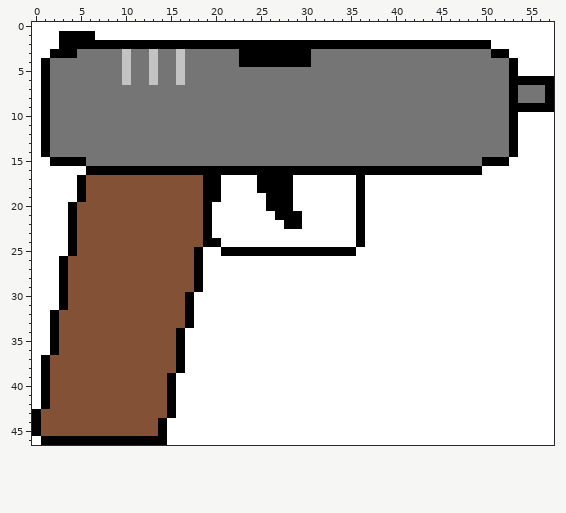
File history of a pixel-art sprite, Assets/Weapons/pistol.png. Above is the file before it was changed.
The file is 58x47 pixels.
Now the later version:
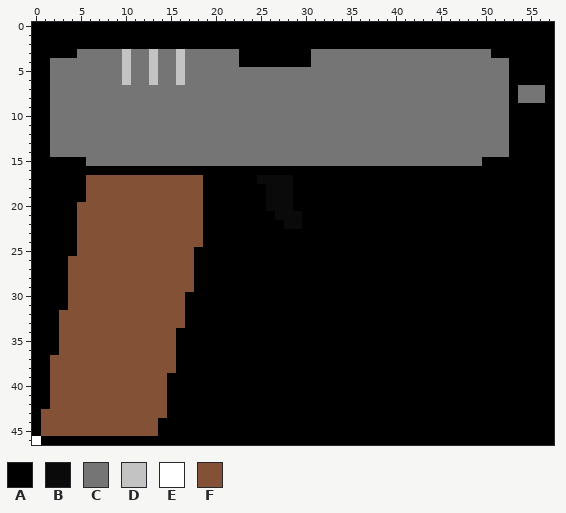
Palette (. is transparent): A #000000  B #0a0a0a  C #757575  D #c3c3c3  E #ffffff  F #835136
Changes in this commit:
Colour E gives way to colour A in row 0 at x 0 to 57; in row 1 at x 0 to 2 and 7 to 57; in row 2 at x 0 to 2 and 51 to 57; in row 3 at x 0 to 1 and 53 to 57; in rows 4 to 5 at x 0 and 54 to 57; in rows 6 to 9 at x 0.
Colour E gives way to colour A in rows 10 to 14 at x 0 and 54 to 57; in row 15 at x 0 to 1 and 53 to 57; in row 16 at x 0 to 5 and 50 to 57; in rows 17 to 18 at x 0 to 4, 21 to 24, 29 to 35 and 37 to 57; in row 19 at x 0 to 4, 21 to 25, 29 to 35 and 37 to 57; in row 20 at x 0 to 3, 20 to 25, 29 to 35 and 37 to 57.
Colour E gives way to colour A in row 21 at x 0 to 3, 20 to 26, 30 to 35 and 37 to 57; in row 22 at x 0 to 3, 20 to 27, 30 to 35 and 37 to 57; in row 23 at x 0 to 3, 20 to 35 and 37 to 57; in row 24 at x 0 to 3, 21 to 35 and 37 to 57; in row 25 at x 0 to 3, 19 to 20 and 36 to 57; in rows 26 to 29 at x 0 to 2 and 19 to 57.
Colour E gives way to colour A in rows 30 to 31 at x 0 to 2 and 18 to 57; in rows 32 to 33 at x 0 to 1 and 18 to 57; in rows 34 to 36 at x 0 to 1 and 17 to 57; in rows 37 to 38 at x 0 and 17 to 57; in rows 39 to 42 at x 0 and 16 to 57; in row 43 at x 16 to 57.
Colour E gives way to colour A in rows 44 to 46 at x 15 to 57.
Colour A gives way to colour B in row 17 at x 25 to 28; in rows 18 to 20 at x 26 to 28; in row 21 at x 27 to 29; in row 22 at x 28 to 29.
